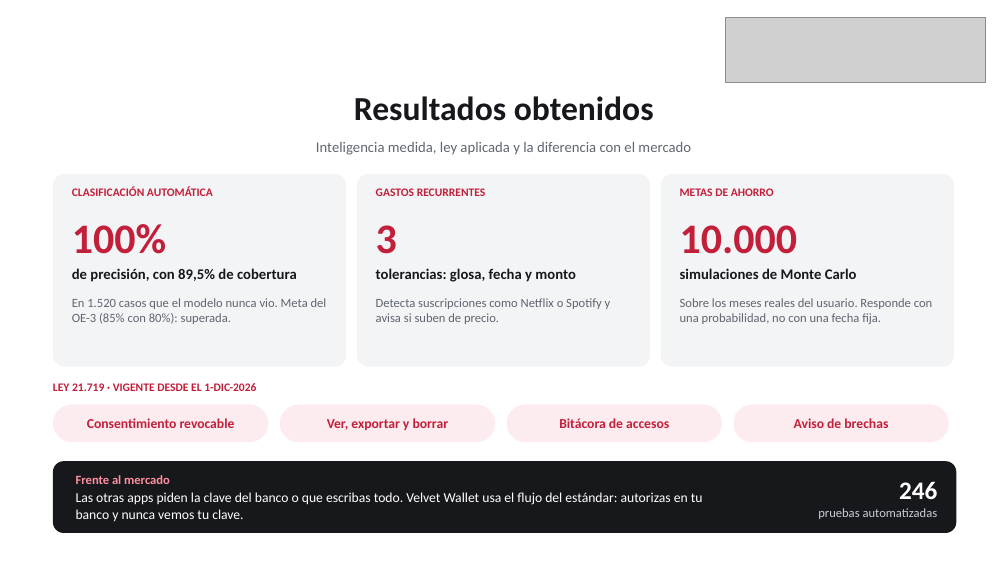
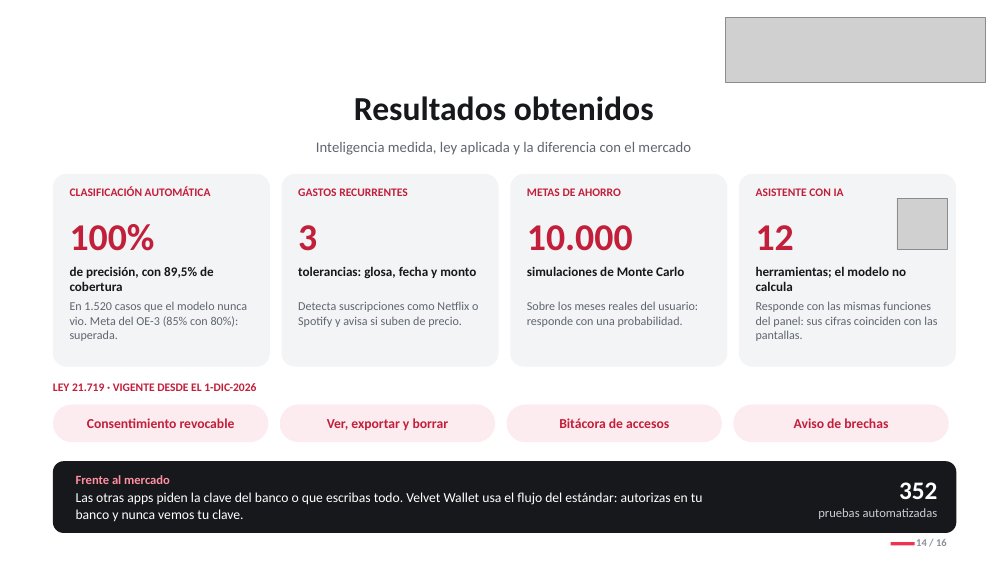
Before and after one commit to JossPa/VelvetWallet, a slide deck: slide 14 of Fase 3/Evidencias_Grupales/Presentación Final del proyecto (Español).pptx. Drawn at 1008x567 pixels with LibreOffice and Linux fonts; fonts in the diff are those of the drawing; grey boxes stand for pictures. Boxes give left, top, right and bottom in pixels: in the first picture for what was removed or moved away, otherwise in the second. Text is boxed around its words. In the diff, an @@ line names an element or a change of style, - is before the commit and + after.

Commit message:
docs(fase3): presentacion para el examen final
Aplica la retroalimentacion del 16-nov: objetivos en orden, sin destacar el sobrecompromiso, demo con el dashboard por mes y categoria y con el asistente, y cifras al dia (352 pruebas). Incorpora la mascota y la app en un marco de telefono, con indicador de avance en cada lamina.

```diff
--- a/Fase 3/Evidencias_Grupales/Presentación Final del proyecto (Español).pptx
+++ b/Fase 3/Evidencias_Grupales/Presentación Final del proyecto (Español).pptx
@@ rounded rectangle: place and size @@
-rounded rectangle at (53, 174, 346, 367)
+rounded rectangle at (53, 174, 270, 367)
@@ proportions changed in 3 elements at (53, 174, 270, 367), (739, 174, 956, 367), (281, 174, 498, 367) @@
@@ rounded rectangle: place and size @@
-rounded rectangle at (357, 174, 650, 367)
+rounded rectangle at (281, 174, 498, 367)
@@ rounded rectangle added at (510, 174, 727, 367), fill #F3F4F6 @@
@@ rounded rectangle: place and size @@
-rounded rectangle at (661, 174, 954, 367)
+rounded rectangle at (739, 174, 956, 367)
@@ text "3": place and size @@
-text "3" at (376, 225, 397, 254)
+text "3" at (298, 225, 317, 251)
@@ text "GASTOS RECURRENTES": place and size @@
-text "GASTOS RECURRENTES" at (376, 188, 486, 196)
+text "GASTOS RECURRENTES" at (298, 188, 408, 196)
@@ size 40 to 36 pt in 3 elements at (70, 224, 155, 251), (298, 225, 317, 251), (527, 225, 633, 251) @@
@@ text "10.000": place and size @@
-text "10.000" at (680, 225, 797, 254)
+text "10.000" at (527, 225, 633, 251)
@@ text "METAS DE AHORRO": place and size @@
-text "METAS DE AHORRO" at (680, 188, 774, 196)
+text "METAS DE AHORRO" at (527, 188, 621, 196)
@@ text added at (756, 188, 844, 196), 11 pt, text #C21F3A, bold @@
+ASISTENTE CON IA
@@ picture added at (898, 198, 948, 250) @@
@@ text added at (756, 225, 794, 250), 36 pt, text #C21F3A, bold @@
+12
@@ text "tolerancias: glosa, fecha y monto": place and size @@
-text "tolerancias: glosa, fecha y monto" at (376, 268, 576, 282)
+text "tolerancias: glosa, fecha y monto" at (298, 266, 476, 278)
@@ size 14 to 12.5 pt in 3 elements at (70, 266, 214, 291), (298, 266, 476, 278), (527, 266, 684, 276) @@
@@ text "simulaciones de Monte Carlo": place and size @@
-text "simulaciones de Monte Carlo" at (680, 268, 857, 279)
+text "simulaciones de Monte Carlo" at (527, 266, 684, 276)
@@ text added at (756, 266, 906, 291), 12.5 pt, text #17181C, bold @@
+herramientas; el modelo no calcula
@@ text "En 1.520 casos que el ..." at (70, 301, 247, 341): size 12 to 11.5 pt @@
@@ text "Detecta suscripciones como Netflix o ..." at (298, 302, 478, 327): size 12 to 11.5 pt @@
@@ text "Detecta suscripciones como Netflix o ...": place and size @@
-text "Detecta suscripciones como Netflix o ..." at (376, 298, 611, 324)
+text "Detecta suscripciones como Netflix o ..." at (298, 302, 478, 327)
@@ text at (527, 301, 698, 327): text changed; size 12 to 11.5 pt @@
-Sobre los meses reales del usuario. Responde con una probabilidad, no con una fecha fija.
+Sobre los meses reales del usuario: responde con una probabilidad.
@@ text added at (756, 301, 937, 341), 11.5 pt, text #5F6670 @@
+Responde con las mismas funciones del panel: sus cifras coinciden con las pantallas.
@@ text at (899, 482, 937, 499): text changed @@
-246
+352
@@ text added at (916, 539, 947, 546), 10 pt, text #8A8F98, bold @@
+14 / 16
@@ rectangle added at (891, 542, 915, 545), fill #EE3450 @@
```
Also in this commit, not shown: 15 other slides changed.
